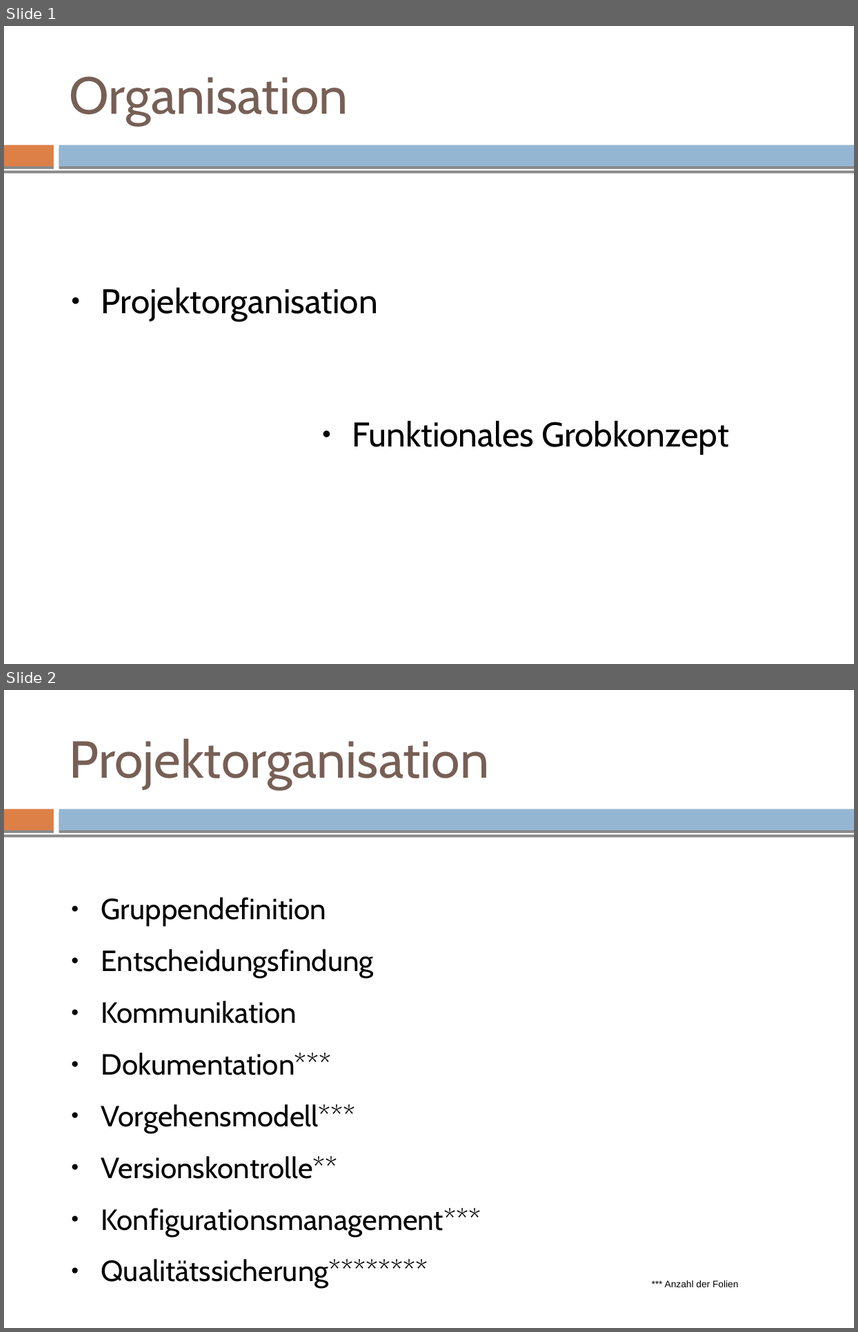
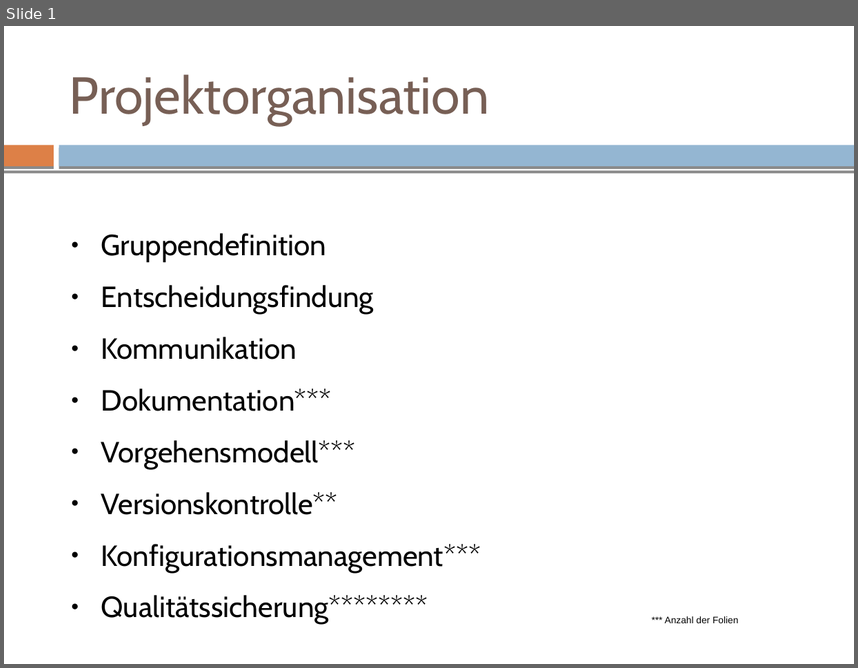
Before and after one commit to mvw/Wilddiebe10, a slide deck: keynote/keynote_part1_sascha.odp. Shown one above the other, each under a label of ours: slides 1 and 2 before the commit, slide 1 after it. The pictures are 858x1332 and 858x668 pixels, drawn with LibreOffice and Linux fonts; fonts in the diff are those of the drawing. Boxes give left, top, right and bottom in pixels: in the first picture for what was removed or moved away, otherwise in the second. Text is boxed around its words. In the diff, an @@ line names an element or a change of style, - is before the commit and + after.

```diff
--- a/keynote/keynote_part1_sascha.odp
+++ b/keynote/keynote_part1_sascha.odp
@@ slide 1 removed at (4, 26, 854, 664), background #FFFFFF; not listed: 3 template elements that a slide beside it also shows @@
@@ title removed at (70, 76, 348, 125) @@
-Organisation
@@ text removed at (101, 287, 378, 321) @@
-● Projektorganisation
@@ text removed at (352, 420, 729, 454) @@
-● Funktionales Grobkonzept
@@ what was slide 2 is now slide 1 @@
```
Also in this commit, not shown: 4 slides changed, 1 slide added, 1 other file.
